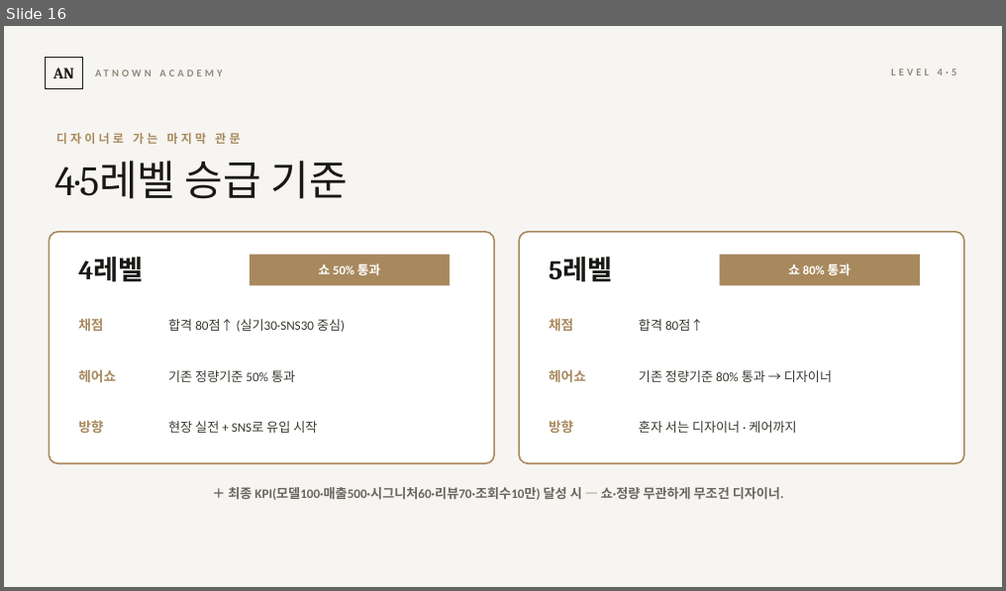
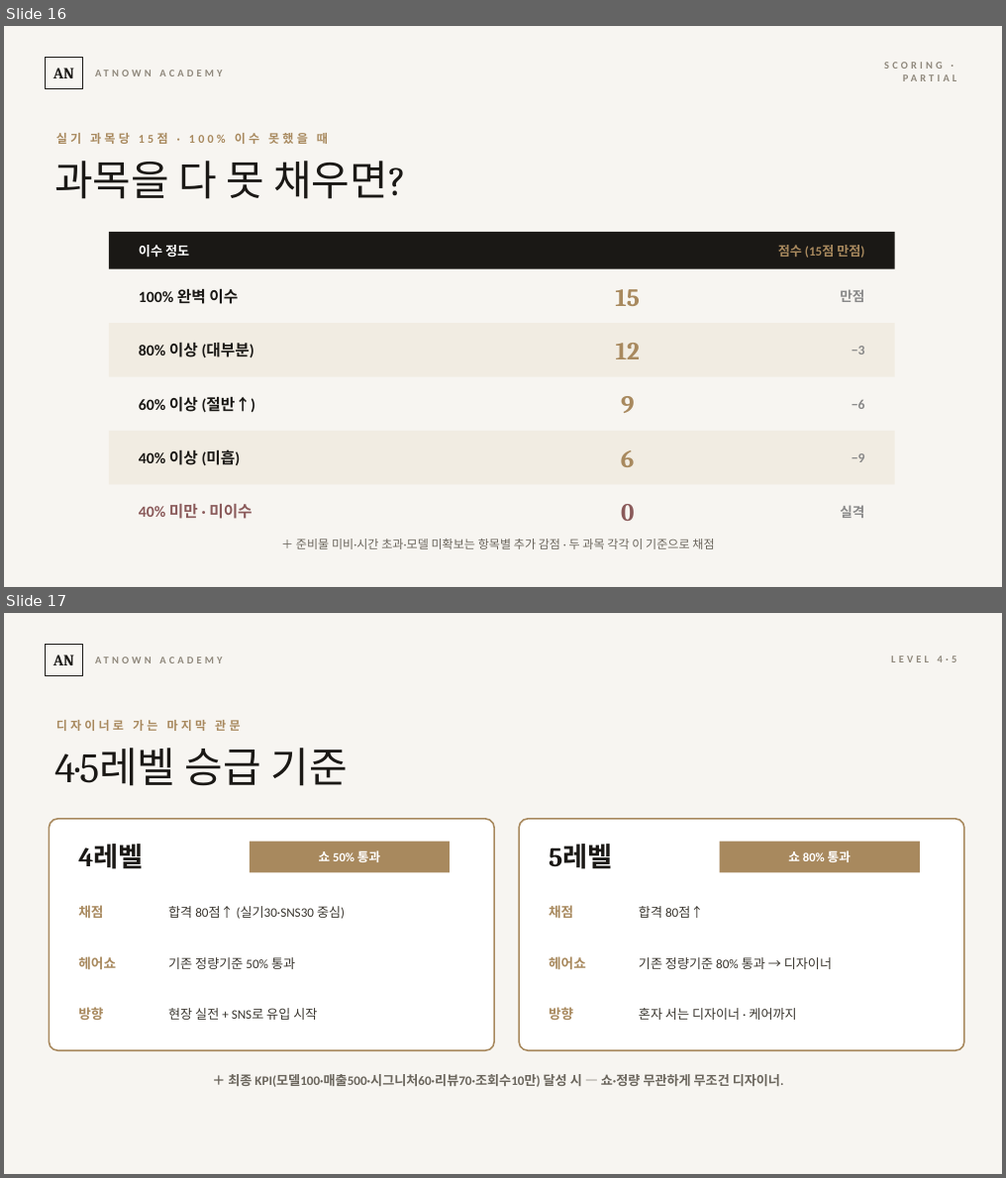
Before and after one commit to cksghrj22-bot/-, a slide deck: content/교육/2026-07-23_교육시스템_정본/시즈_오리엔테이션.pptx. Shown one above the other, each under a label of ours: slide 16 before the commit, slides 16 and 17 after it. The pictures are 1006x591 and 1006x1178 pixels, drawn with LibreOffice and Linux fonts; fonts in the diff are those of the drawing. Boxes give left, top, right and bottom in pixels: in the first picture for what was removed or moved away, otherwise in the second. Text is boxed around its words. In the diff, an @@ line names an element or a change of style, - is before the commit and + after.

```diff
--- a/content/교육/2026-07-23_교육시스템_정본/시즈_오리엔테이션.pptx
+++ b/content/교육/2026-07-23_교육시스템_정본/시즈_오리엔테이션.pptx
@@ slide 16 added at (x1=4, y1=26, x2=1002, y2=587), background #F7F5F1 @@
@@ rectangle added at (x1=46, y1=58, x2=82, y2=89), outline #1A1815 1 pt, 15 pt, text #1A1815, bold @@
+AN
@@ text added at (x1=88, y1=58, x2=387, y2=89), 10 pt, text #8F887C, bold @@
+ATNOWN ACADEMY
@@ text added at (x1=884, y1=62, x2=943, y2=69), 10 pt, text #8F887C, bold @@
+SCORING · PARTIAL
@@ text added at (x1=56, y1=133, x2=328, y2=144), 11.5 pt, text #A8895E, bold @@
+실기 과목당 15점 · 100% 이수 못했을 때
@@ text added at (x1=54, y1=161, x2=406, y2=199), 40 pt, text #1A1815 @@
+과목을 다 못 채우면?
@@ rectangle added at (x1=109, y1=232, x2=895, y2=270), fill #1A1815 @@
@@ text added at (x1=139, y1=245, x2=189, y2=258), 12.5 pt, text #FFFFFF, bold @@
+이수 정도
@@ text added at (x1=778, y1=245, x2=864, y2=258), 12.5 pt, text #A8895E, bold @@
+점수 (15점 만점)
@@ text added at (x1=139, y1=288, x2=238, y2=304), 15 pt, text #1A1815, bold @@
+100% 완벽 이수
@@ text added at (x1=615, y1=289, x2=640, y2=306), 24 pt, text #A8895E, bold @@
+15
@@ text added at (x1=840, y1=289, x2=864, y2=302), 13 pt, text #888888, bold @@
+만점
@@ rectangle added at (x1=109, y1=323, x2=895, y2=377), fill #F1ECE2 @@
@@ text added at (x1=139, y1=342, x2=254, y2=358), 15 pt, text #1A1815, bold @@
+80% 이상 (대부분)
@@ text added at (x1=616, y1=343, x2=640, y2=360), 24 pt, text #A8895E, bold @@
+12
@@ text added at (x1=851, y1=346, x2=865, y2=355), 13 pt, text #888888, bold @@
+−3
@@ text added at (x1=139, y1=396, x2=256, y2=412), 15 pt, text #1A1815, bold @@
+60% 이상 (절반↑)
@@ text added at (x1=621, y1=396, x2=634, y2=413), 24 pt, text #A8895E, bold @@
+9
@@ text added at (x1=851, y1=400, x2=865, y2=409), 13 pt, text #888888, bold @@
+−6
@@ rectangle added at (x1=109, y1=431, x2=895, y2=485), fill #F1ECE2 @@
@@ text added at (x1=139, y1=450, x2=241, y2=466), 15 pt, text #1A1815, bold @@
+40% 이상 (미흡)
@@ text added at (x1=621, y1=451, x2=635, y2=468), 24 pt, text #A8895E, bold @@
+6
@@ text added at (x1=851, y1=454, x2=865, y2=463), 13 pt, text #888888, bold @@
+−9
@@ text added at (x1=139, y1=504, x2=252, y2=519), 15 pt, text #8A5A5A, bold @@
+40% 미만 · 미이수
@@ text added at (x1=621, y1=504, x2=634, y2=521), 24 pt, text #8A5A5A, bold @@
+0
@@ text added at (x1=840, y1=505, x2=864, y2=518), 13 pt, text #888888, bold @@
+실격
@@ text added at (x1=296, y1=539, x2=714, y2=550), 11.5 pt, text #6A655C @@
+＋ 준비물 미비·시간 초과·모델 미확보는 항목별 추가 감점 · 두 과목 각각 이 기준으로 채점
@@ what was slide 16 is now slide 17 @@
```
Also in this commit, not shown: 2 slides changed, 1 other file.
